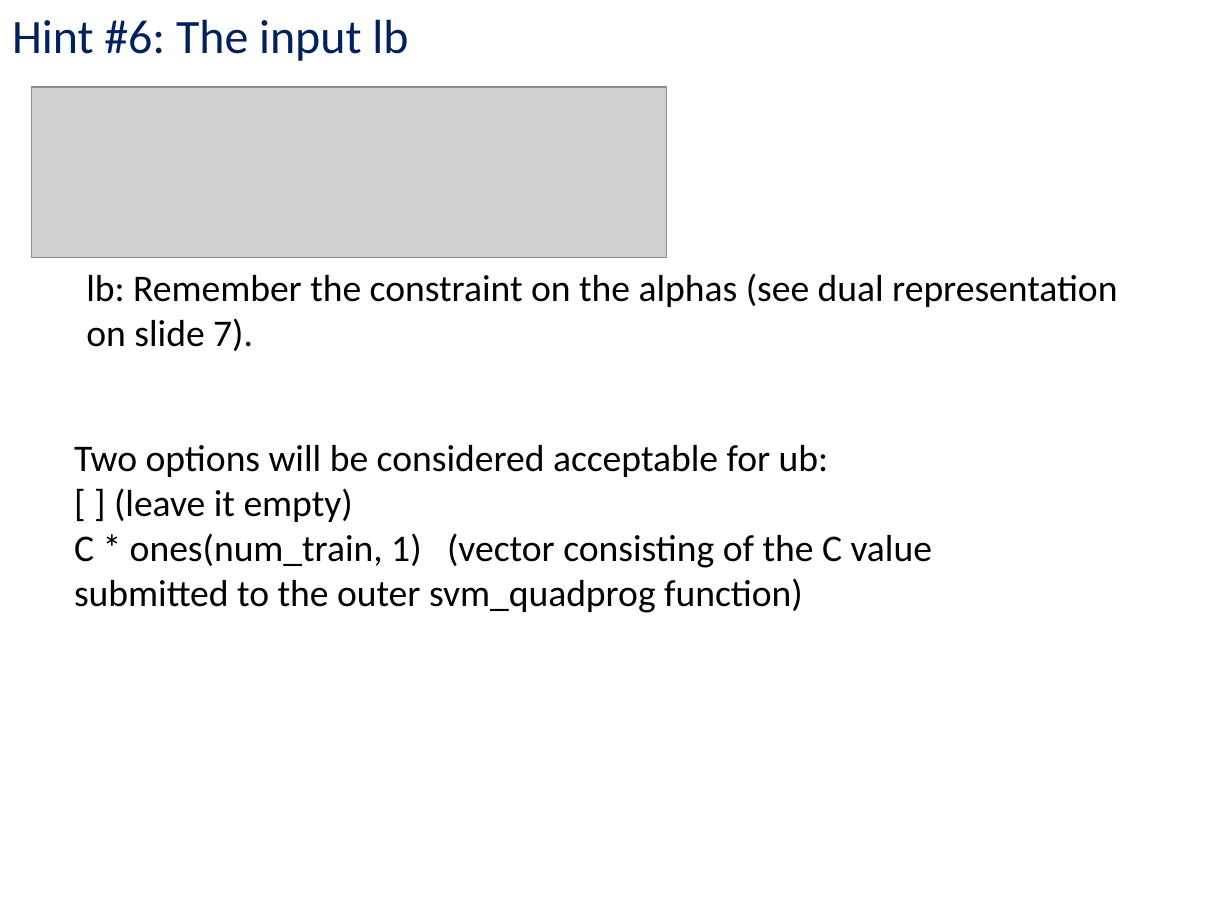
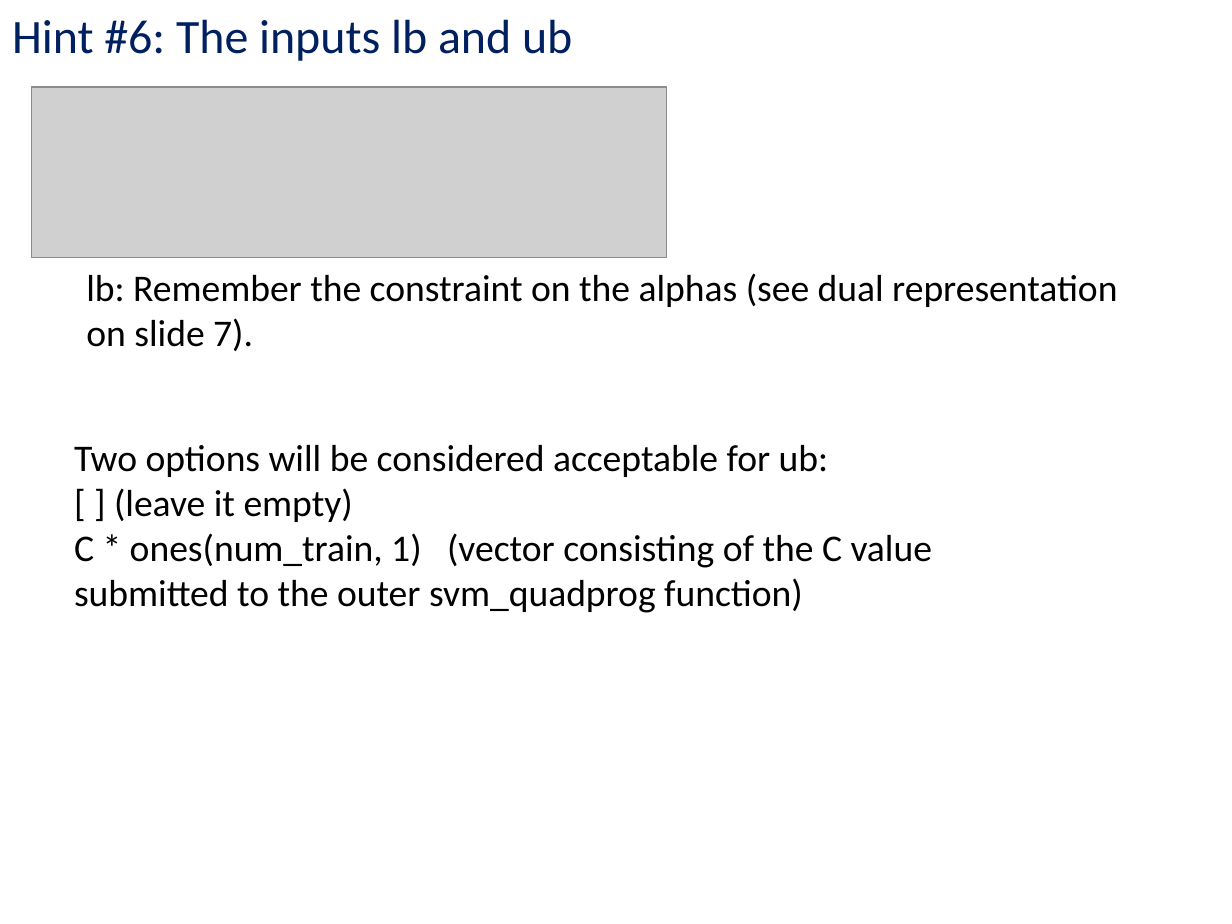
Before and after one commit to kc13/CS1675, a slide deck: slide 17 of recitation8/cs1675_rec8_oct26.pptx. Drawn at 1232x924 pixels with LibreOffice and Linux fonts; fonts in the diff are those of the drawing; grey boxes stand for pictures. Boxes give left, top, right and bottom in pixels: in the first picture for what was removed or moved away, otherwise in the second. Text is boxed around its words. In the diff, an @@ line names an element or a change of style, - is before the commit and + after.

```diff
--- a/recitation8/cs1675_rec8_oct26.pptx
+++ b/recitation8/cs1675_rec8_oct26.pptx
@@ text at (x1=12, y1=19, x2=572, y2=61): text changed @@
-Hint #6: The input lb
+Hint #6: The inputs lb and ub
```
